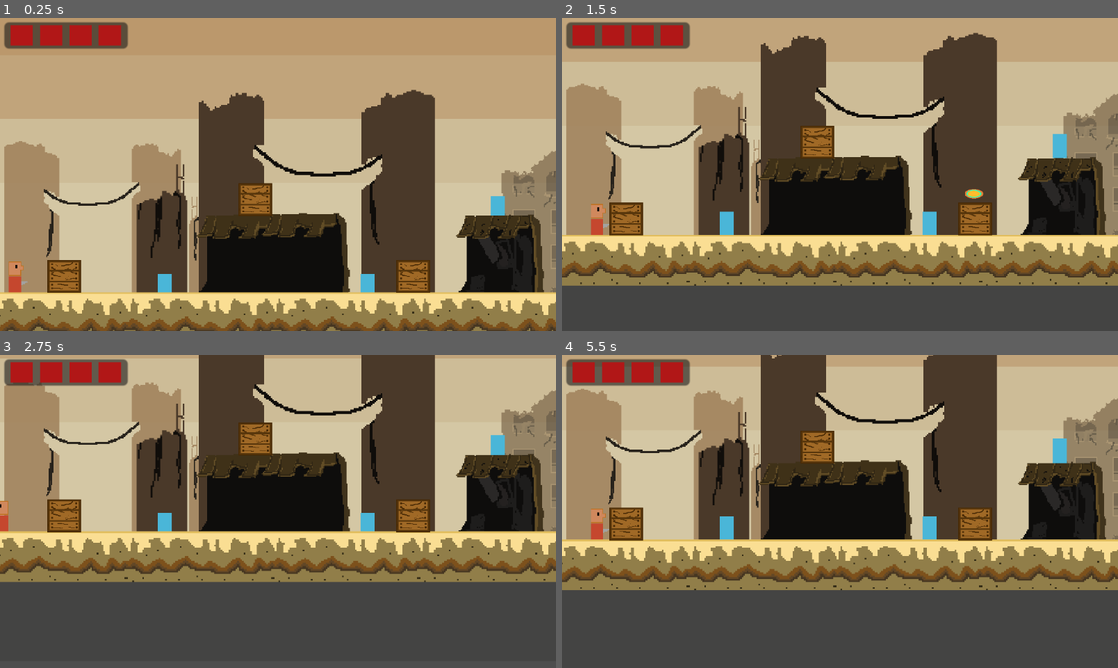
Above: before the commit, frames 1-4 (two rows, left to right).
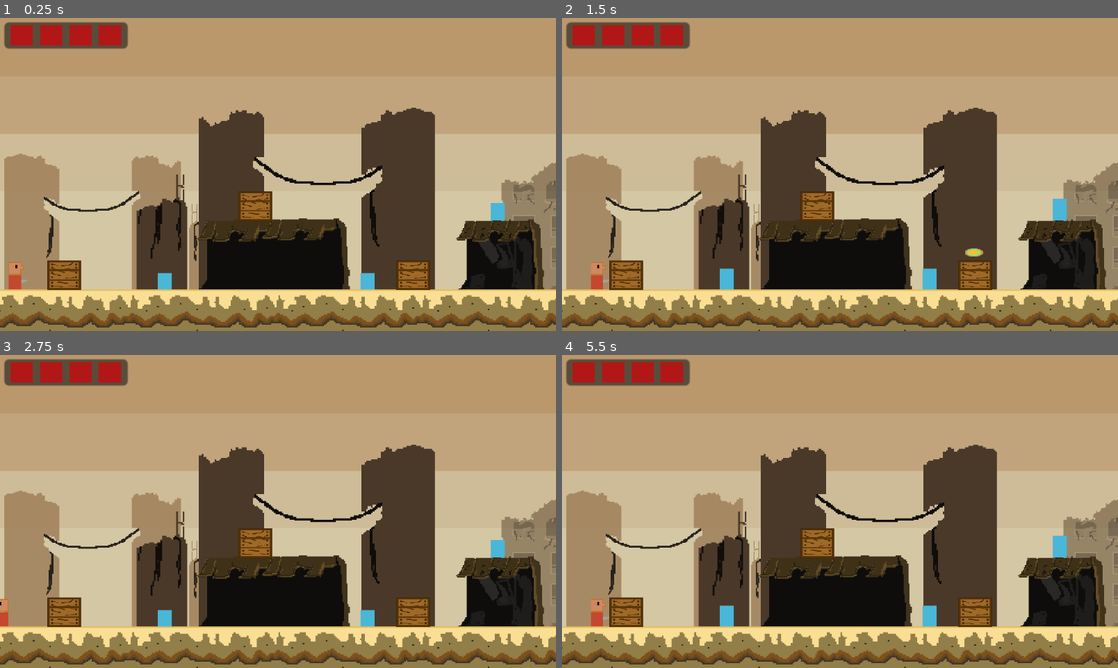
Above: after the commit, the same moments.

Repository: andresitogaaa/PrototipoFIREPUNCH
Game: Godot game, scene res://LEVELS/level_1.tscn
The game is run twice, just before and just after one commit, with the same random seed, the same clock (stepped at 60 frames per second) and the same inputs.
Inputs:
- Up to frame 1 (0.25 s): no input
- Up to frame 2 (1.5 s): tap Enter (ui_accept) at 0.5, 0.77 s; hold Right (ui_right) from 0.53 s (still down); tap Z (atacar) at 0.6, 1.35 s
- Up to frame 3 (2.75 s): tap Enter (ui_accept) at 1.52 s; release Right (ui_right) at 2.03 s; hold Left (ui_left) from 2.03 s (still down); tap Z (atacar) at 2.1 s
- Up to frame 4 (5.5 s): release Left (ui_left) at 2.78 s; hold Right (ui_right) 2.78-4.28 s; tap Z (atacar) every 0.75 s from 2.85 to 5.1 s; tap Enter (ui_accept) at 3.02, 3.77, 4.52 s; hold Left (ui_left) 4.28-5.03 s; hold Right (ui_right) from 5.03 s (still down)

The runs differ from the first frame. In frame 1, 18% of the frame differs, in the area x 0-100%, y 22-100%; in frame 2, 70%; in frame 3, 87%, in the area x 0-100%, y 0-100%; in frame 4, 85%.

Commit message:
CamaraFix

Diff:
--- a/Nueva carpeta/PROTOTIPO JUEGO 2D/LEVELS/level_1.tscn
+++ b/Nueva carpeta/PROTOTIPO JUEGO 2D/LEVELS/level_1.tscn
@@ -92,16 +92,6 @@
 scale = Vector2(0.0777795, -0.282923)
 texture = ExtResource("3_m2se1")
 
-[node name="Camera2D" type="Camera2D" parent="."]
-position = Vector2(3.05176e-05, 0)
-scale = Vector2(125.156, -57.2394)
-ignore_rotation = false
-zoom = Vector2(3, 3)
-limit_left = 0
-limit_top = 0
-editor_draw_limits = true
-script = ExtResource("4_3h5y3")
-
 [node name="Estructuras" type="Node2D" parent="."]
 
 [node name="Casa1_1" type="StaticBody2D" parent="Estructuras"]
@@ -195,15 +185,12 @@
 
 [node name="Edificiofuera" type="Sprite2D" parent="Edificios"]
 modulate = Color(0.870588, 0.866667, 0.862745, 1)
-scale = Vector2(1, 1)
 texture = ExtResource("2_v2qe0")
 
 [node name="Area2D" type="Area2D" parent="Edificios"]
-scale = Vector2(1, 1)
 
 [node name="CollisionShape2D" type="CollisionShape2D" parent="Edificios/Area2D"]
 position = Vector2(0.138275, 87.0391)
-scale = Vector2(1, 1)
 shape = SubResource("RectangleShape2D_m0e5r")
 
 [node name="CollisionShape2D2" type="CollisionShape2D" parent="Edificios/Area2D"]
@@ -215,7 +202,6 @@
 position = Vector2(753, 46.375)
 scale = Vector2(17.6333, 6.73551)
 texture = ExtResource("1_b28t0")
-metadata/_edit_lock_ = true
 
 [node name="Piso" type="Node2D" parent="."]
 position = Vector2(-58, 113)
@@ -523,3 +509,20 @@
 [node name="CollisionShape2D" type="CollisionShape2D" parent="StaticBody2D"]
 position = Vector2(-16, 105)
 shape = SubResource("RectangleShape2D_gee31")
+
+[node name="Camera2D" type="Camera2D" parent="."]
+position = Vector2(1.00003, 0)
+scale = Vector2(125.156, -57.2394)
+zoom = Vector2(3, 2.7)
+limit_left = 0
+limit_top = -19
+limit_bottom = 39
+drag_horizontal_enabled = true
+drag_vertical_enabled = true
+drag_left_margin = 0.35
+drag_top_margin = 0.27
+drag_right_margin = 0.1
+drag_bottom_margin = 0.24
+editor_draw_limits = true
+editor_draw_drag_margin = true
+script = ExtResource("4_3h5y3")
--- a/Nueva carpeta/PROTOTIPO JUEGO 2D/Scripts/CAMARA/Camera2D.gd
+++ b/Nueva carpeta/PROTOTIPO JUEGO 2D/Scripts/CAMARA/Camera2D.gd
@@ -1,6 +1,8 @@
 extends Camera2D
 
 @onready var player = $"../Player"
+@export var camera: camera_state
+enum camera_state {FOLLOW, PANNING}
 
 # Called when the node enters the scene tree for the first time.
 func _ready():
@@ -9,9 +11,14 @@
 
 # Called every frame. 'delta' is the elapsed time since the previous frame.
 func _process(delta):
-	camera_panning()
+	match camera:
+		camera_state.FOLLOW:
+			camera_follow()
+		camera_state.PANNING:
+			camera_panning()
 
 func camera_panning():
+	anchor_mode = Camera2D.ANCHOR_MODE_FIXED_TOP_LEFT
 	position = player.position
 	var x = floor(position.x / 320) * 320
 	var y = floor(position.y / 180) * 180
@@ -20,3 +27,7 @@
 
 	var tween := create_tween().set_trans(Tween.TRANS_CUBIC).set_ease(Tween.EASE_IN_OUT)
 	tween.tween_property(self, "position", Vector2(x,y), 0.14)
+
+func camera_follow():
+	anchor_mode = Camera2D.ANCHOR_MODE_DRAG_CENTER
+	position = player.position
